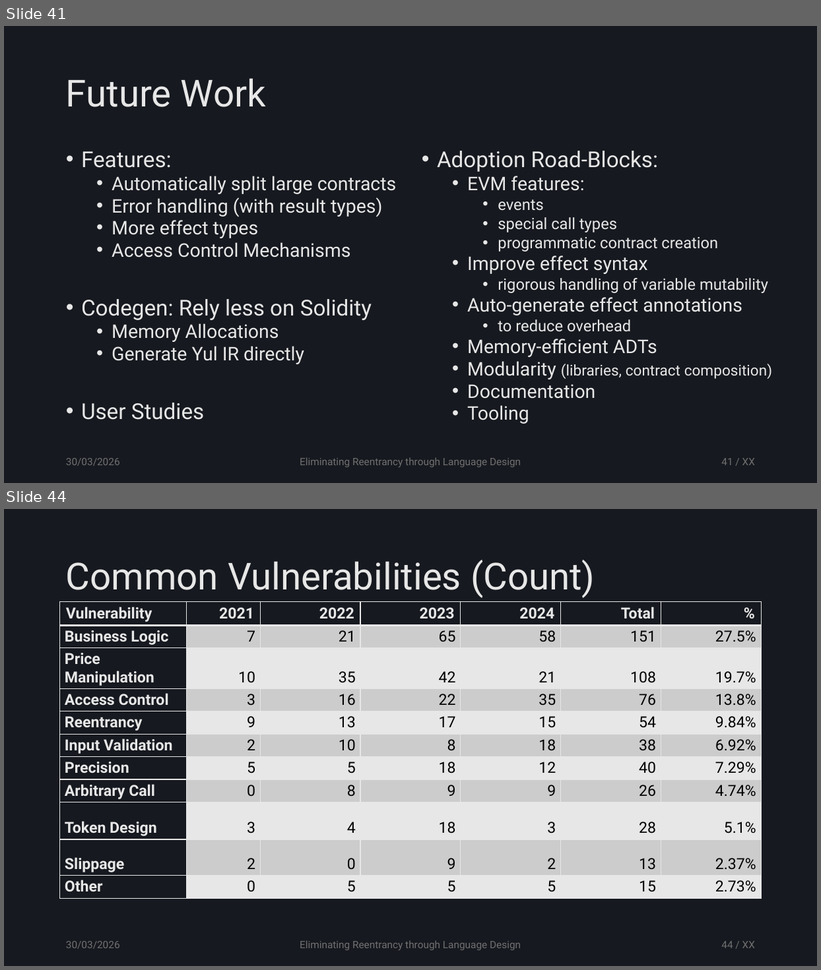
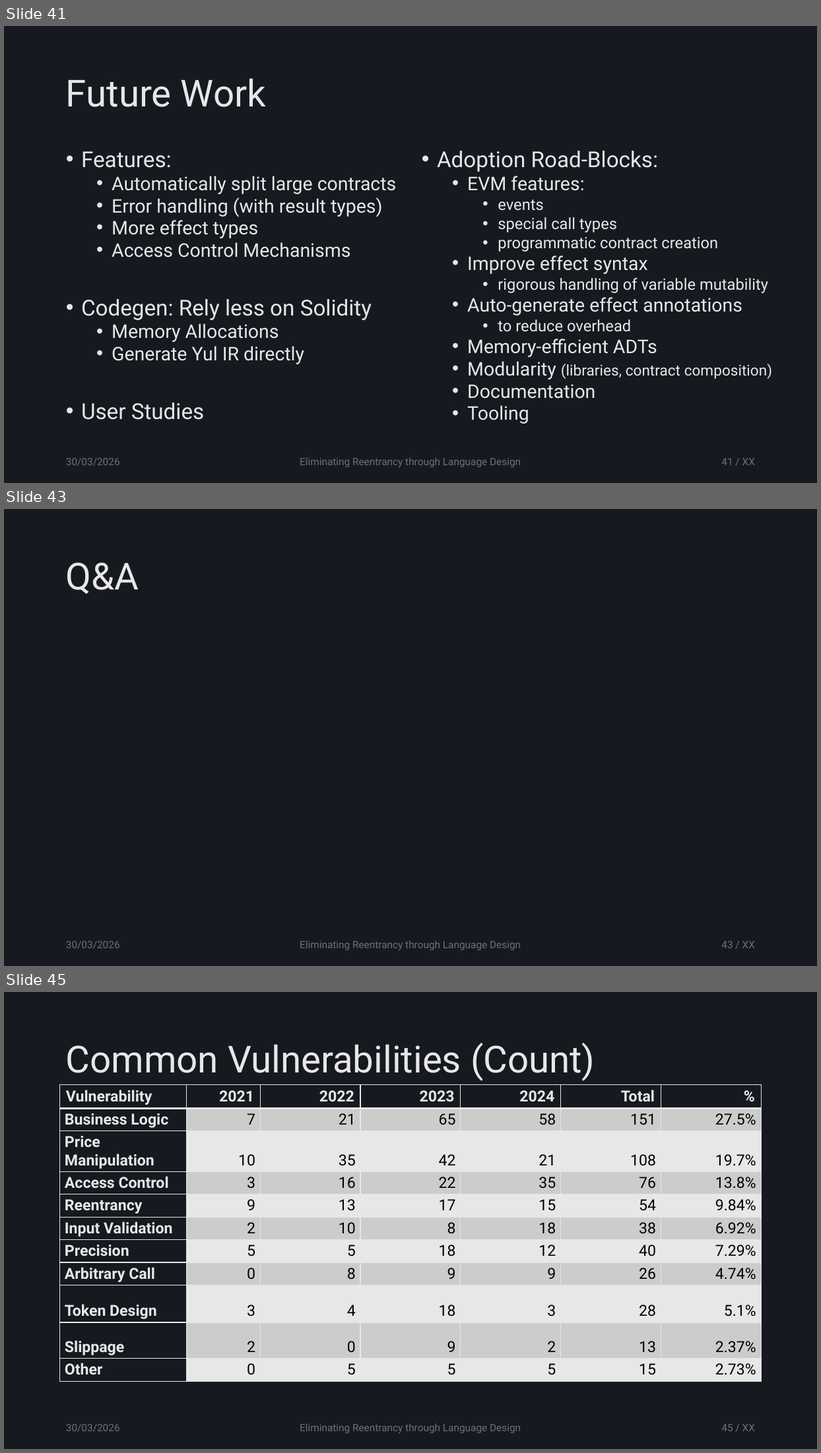
Before and after one commit to tzann/thesis, a slide deck: doc/presentation/Thesis.pptx. Shown one above the other, each under a label of ours: slides 41 and 44 before the commit, slides 41, 43 and 45 after it; the slides between them are not shown. The pictures are 821x970 and 821x1453 pixels, drawn with LibreOffice and Linux fonts; fonts in the diff are those of the drawing. Boxes give left, top, right and bottom in pixels: in the first picture for what was removed or moved away, otherwise in the second. Text is boxed around its words. In the diff, an @@ line names an element or a change of style, - is before the commit and + after.

```diff
--- a/doc/presentation/Thesis.pptx
+++ b/doc/presentation/Thesis.pptx
@@ slide 43 added at (4,509,817,966), background #16191F @@
@@ title added at (66,562,139,594), 44 pt, text #E7E7E7 @@
+Q&A
@@ text added at (66,941,120,949), 12 pt, text #707070 @@
+30/03/2026
@@ text added at (300,941,521,951), 12 pt, text #707070 @@
+Eliminating Reentrancy through Language Design
@@ page number added at (721,941,755,949), 12 pt, text #707070 @@
+43 / XX
@@ what was slide 44 is now slide 45 @@
@@ page number at (721,1424,755,1432): text changed @@
-44 / XX
+45 / XX
```
Also in this commit, not shown: 8 slides changed.
